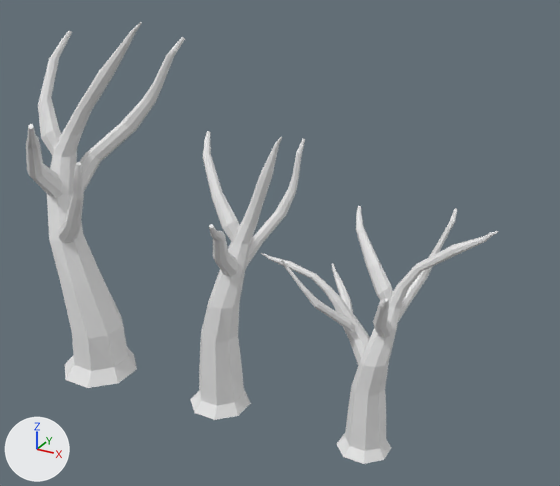
Renders of the Blender file Blender/Jakub/strom.blend from each side of a commit.
Before and after are seen from a 50 mm camera at (10.3, -26.6, 21.4) aimed at (-5.2, 1.7, 7.3). The lights are fixed; the arrows at lower left show +X, +Y and +Z. Materials are left out; every surface is plain grey.

Before the edit, the objects in view are built like this:
```python
me_cylinder = bpy.data.meshes.new('Cylinder')
me_cylinder.from_pydata(...)  # 256 vertices, 228 faces; spans x -1.85..2.4, y -2.73..3.64, z -0.91..10.43
me_cylinder.materials.append(mat_mid)
me_cylinder_001 = bpy.data.meshes.new('Cylinder.001')
me_cylinder_001.from_pydata(...)  # 296 vertices, 261 faces; spans x -2.4..2.07, y -2.73..3.64, z -0.91..10.43
me_cylinder_001.materials.append(mat_bih)
me_cylinder_002 = bpy.data.meshes.new('Cylinder.002')
me_cylinder_002.from_pydata(...)  # 440 vertices, 391 faces; spans x -5.33..4.64, y -2.73..3.64, z -0.91..10.36
me_cylinder_002.materials.append(mat_lil)
ob_sm_bihstree = bpy.data.objects.new('SM_BihSTree', me_cylinder_001)
ob_sm_bihstree.location = (-15.23, 0.0, 0.0)
ob_sm_bihstree.scale = (1.59, 1.59, 1.59)
ob_sm_lilstree = bpy.data.objects.new('SM_LilSTree', me_cylinder_002)
ob_sm_lilstree.location = (0.0, 0.0, 0.0)
ob_sm_lilstree.scale = (0.978, 0.978, 0.978)
ob_sm_midstree = bpy.data.objects.new('SM_MidSTree', me_cylinder)
ob_sm_midstree.location = (-7.62, 0.0, 0.0)
ob_sm_midstree.scale = (1.19, 1.19, 1.19)
```
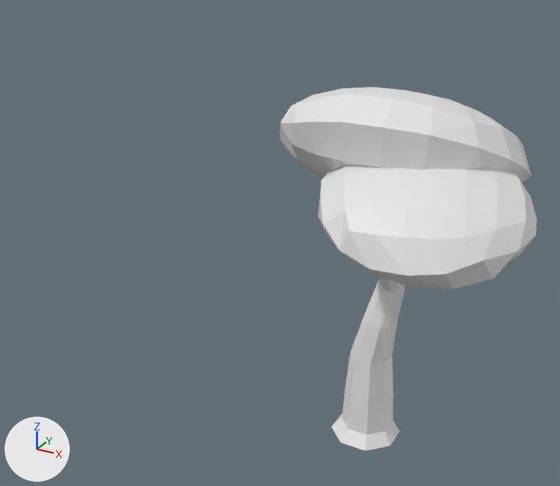
The edits, one by one:
me_cylinder is used by ob_sm_midstree; location (-7.62, 0.0, 0.0); scale (1.19, 1.19, 1.19).
me_cylinder had 256 vertices, 228 faces and spanned x -1.85..2.4, y -2.73..3.64, z -0.91..10.43.
me_cylinder now has 474 vertices, 442 faces and spans x -4.26..5.16, y -4.0..5.95, z 0.0..12.62.
me_cylinder part 1: the loose piece of 104 vertices spanning x -1.18..2.4, y -1.22..1.11, z -0.91..10.43 is moved by (0.01, 0.05, 0.91).
me_cylinder part 2: the loose piece of 48 vertices spanning x -1.85..0.85, y 0.36..2.5, z 5.98..9.69 is moved by (0.01, 0.05, 0.91).
me_cylinder part 3: the loose piece of 64 vertices spanning x 0.06..1.89, y 0.35..3.64, z 4.26..9.6 is moved by (0.01, 0.05, 0.91).
me_cylinder part 4: the loose piece of 40 vertices spanning x 0.19..1.72, y -2.73..0.51, z 4.91..8.22 is moved by (0.01, 0.05, 0.91).
me_cylinder part 5: a new loose piece of 116 vertices spanning x -4.26..4.25, y -1.89..5.95, z 7.9..12.62.
me_cylinder part 6: a new loose piece of 102 vertices spanning x -1.36..5.16, y -4.0..2.26, z 7.77..11.15.
me_cylinder_002 has 440 vertices, 391 faces and spans x -5.33..4.64, y -2.73..3.64, z -0.91..10.36.
me_cylinder_002 is used by ob_sm_lilstree; location (0.0, 0.0, 0.0); scale (0.978, 0.978, 0.978).
me_cylinder_002 part 7: the loose piece of 104 vertices spanning x -1.18..4.64, y -1.22..1.11, z -0.91..10.36 is moved by (0.01, 0.05, 0.91).
me_cylinder_002 part 8: the loose piece of 48 vertices spanning x -1.85..0.81, y 0.36..2.5, z 5.98..9.69 is moved by (0.01, 0.05, 0.91).
me_cylinder_002 part 9: the loose piece of 64 vertices spanning x 0.06..2.29, y 0.35..3.64, z 4.26..9.91 is moved by (0.01, 0.05, 0.91).
me_cylinder_002 part 10: the loose piece of 40 vertices spanning x 0.19..1.66, y -2.73..0.51, z 4.91..8.31 is moved by (0.01, 0.05, 0.91).
me_cylinder_002 part 11: the loose piece of 80 vertices spanning x -5.33..0.56, y -0.53..0.74, z 3.08..7.62 is moved by (0.01, 0.05, 0.91).
me_cylinder_002 part 12: the loose piece of 64 vertices spanning x -3.45..-0.66, y -1.76..0.16, z 4.83..8.42 is moved by (0.01, 0.05, 0.91).
me_cylinder_002 part 13: the loose piece of 40 vertices spanning x -3.07..-1.0, y 0.1..2.53, z 5.07..6.6 is moved by (0.01, 0.05, 0.91).
Object 'SM_MidSTree' (ob_sm_midstree) moves from (-7.62, 0.0, 0.0) to (0.0, 0.0, 0.0).
Object 'SM_BihSTree' (ob_sm_bihstree) is deleted.
Object 'SM_LilSTree' (ob_sm_lilstree) is now hidden.

Boxes [x1, y1, x2, y2] around the edits, measured in the pictures (560 x 486 px; the box of a moved part takes in the faces that stretch with it):
'SM_MidSTree', reshaped, moved (122% wider, 26% taller)
    before: [190, 131, 305, 420]
    after: [280, 87, 537, 451]
'SM_BihSTree', deleted
    before: [26, 22, 185, 388]
'SM_LilSTree', hidden
    before: [261, 206, 498, 464]
part 1 of me_cylinder, moved or reshaped
    before: [190, 137, 282, 420]
    after: [332, 281, 406, 451]
part 2 of me_cylinder, moved or reshaped (not visible afterwards)
    before: [203, 131, 239, 242]
part 3 of me_cylinder, moved or reshaped (not visible afterwards)
    before: [246, 138, 305, 268]
part 4 of me_cylinder, moved or reshaped
    before: [209, 224, 238, 277]
    after: [379, 277, 400, 292]
part 5 of me_cylinder, added
    after: [280, 87, 531, 182]
part 6 of me_cylinder, added
    after: [318, 166, 537, 289]
part 7 of me_cylinder_002, moved or reshaped (not visible afterwards)
    before: [337, 231, 498, 464]
part 8 of me_cylinder_002, moved or reshaped (not visible afterwards)
    before: [356, 206, 393, 303]
part 9 of me_cylinder_002, moved or reshaped (not visible afterwards)
    before: [398, 208, 457, 322]
part 10 of me_cylinder_002, moved or reshaped (not visible afterwards)
    before: [373, 298, 392, 338]
part 11 of me_cylinder_002, moved or reshaped (not visible afterwards)
    before: [261, 253, 370, 365]
part 12 of me_cylinder_002, moved or reshaped (not visible afterwards)
    before: [281, 259, 356, 333]
part 13 of me_cylinder_002, moved or reshaped (not visible afterwards)
    before: [331, 263, 353, 313]
